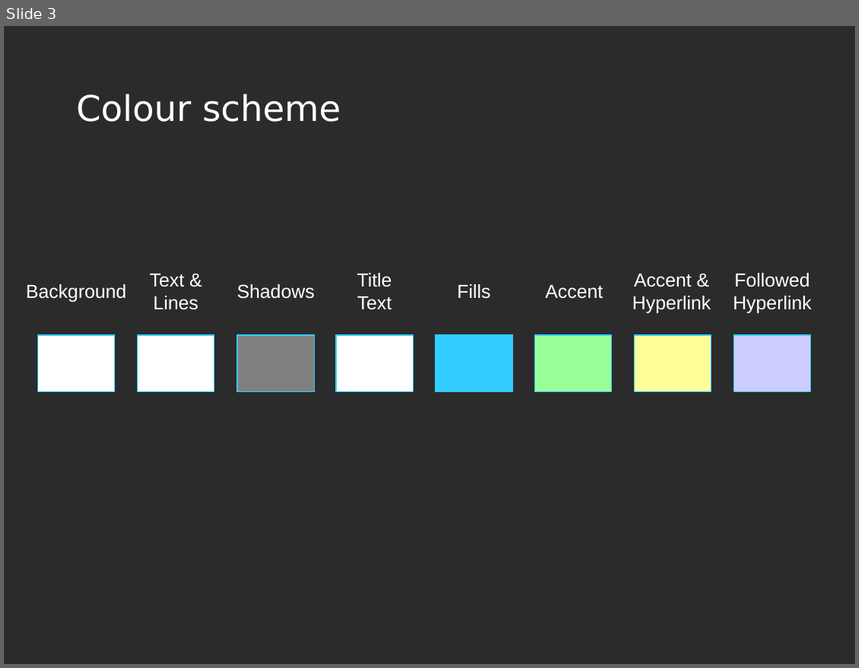
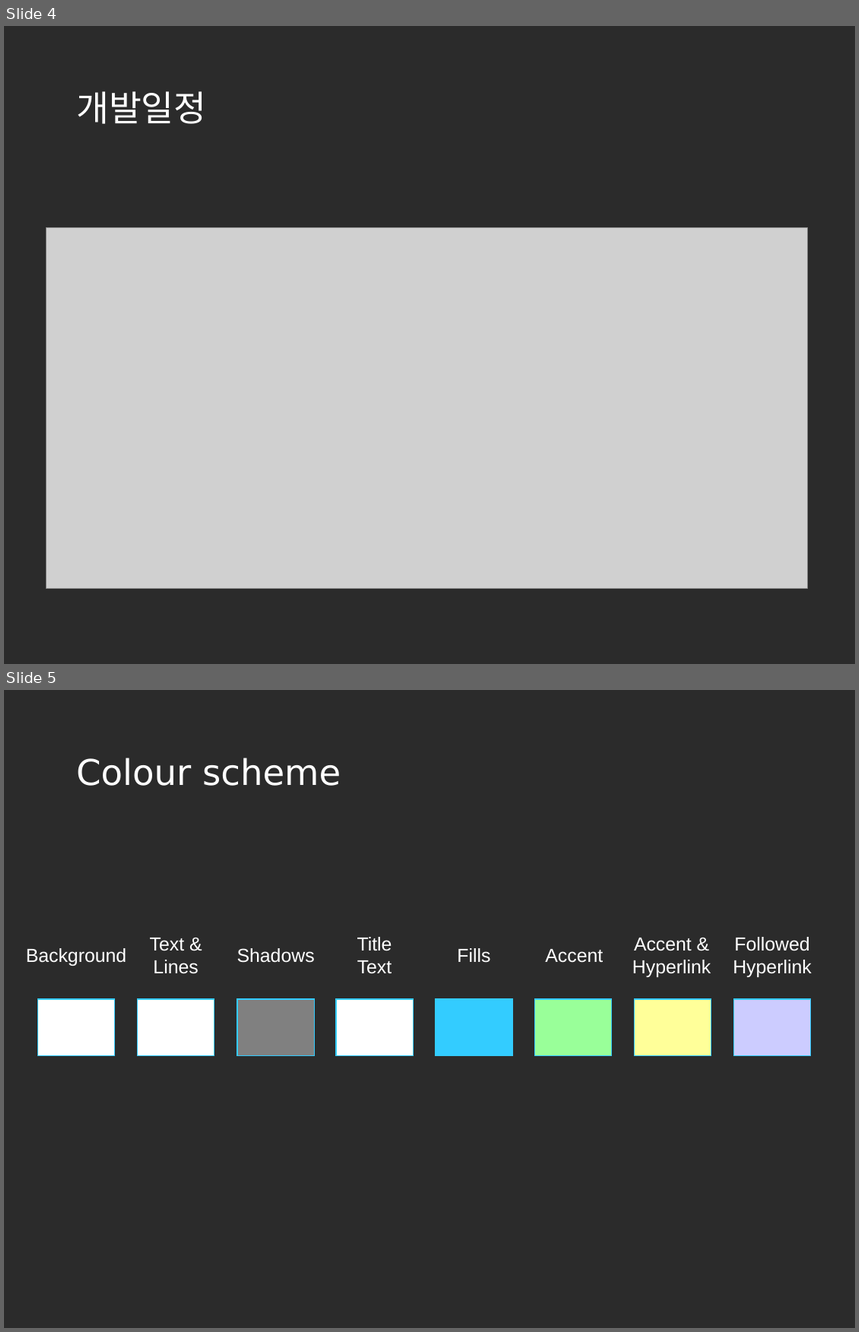
Before and after one commit to korea600/useful, a slide deck: Useful/UML/Presentation/useful_ppt_초안.pptx. Shown one above the other, each under a label of ours: slide 3 before the commit, slides 4 and 5 after it. The pictures are 859x668 and 859x1332 pixels, drawn with LibreOffice and Linux fonts; fonts in the diff are those of the drawing; grey boxes stand for pictures; background and template pictures are left out; a plain dark background stands for a picture behind light text. Boxes give left, top, right and bottom in pixels: in the first picture for what was removed or moved away, otherwise in the second. Text is boxed around its words. In the diff, an @@ line names an element or a change of style, - is before the commit and + after.

```diff
--- a/Useful/UML/Presentation/useful_ppt_초안.pptx
+++ b/Useful/UML/Presentation/useful_ppt_초안.pptx
@@ slide 4 added at [4,26,855,664], background picture (left out) @@
@@ title added at [76,91,207,124], 30 pt, text #FFFFFF @@
+개발일정
@@ picture added at [46,227,807,588] @@
@@ what was slide 3 is now slide 5 @@
```
Also in this commit, not shown: 2 slides changed, 1 other slide added.
